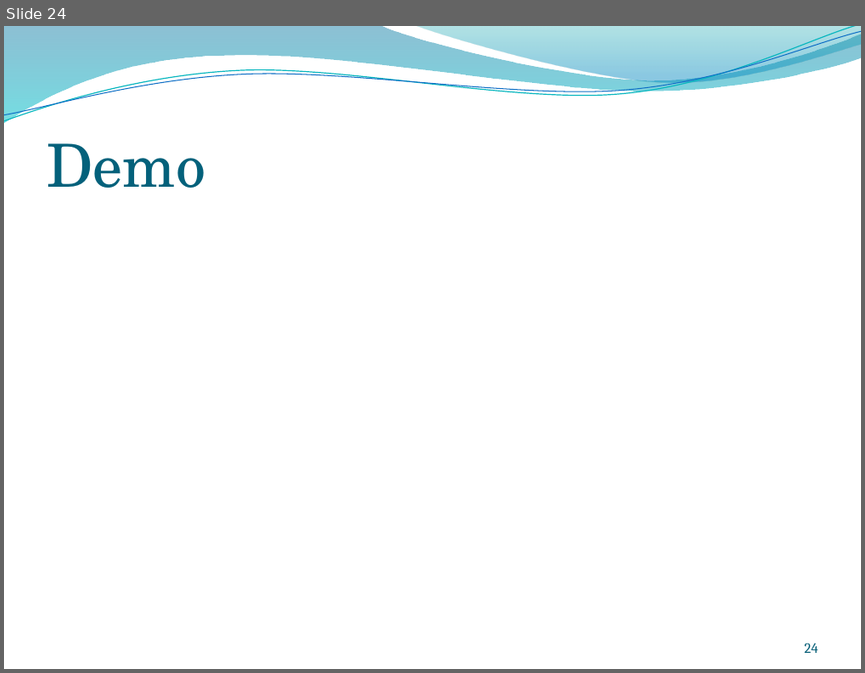
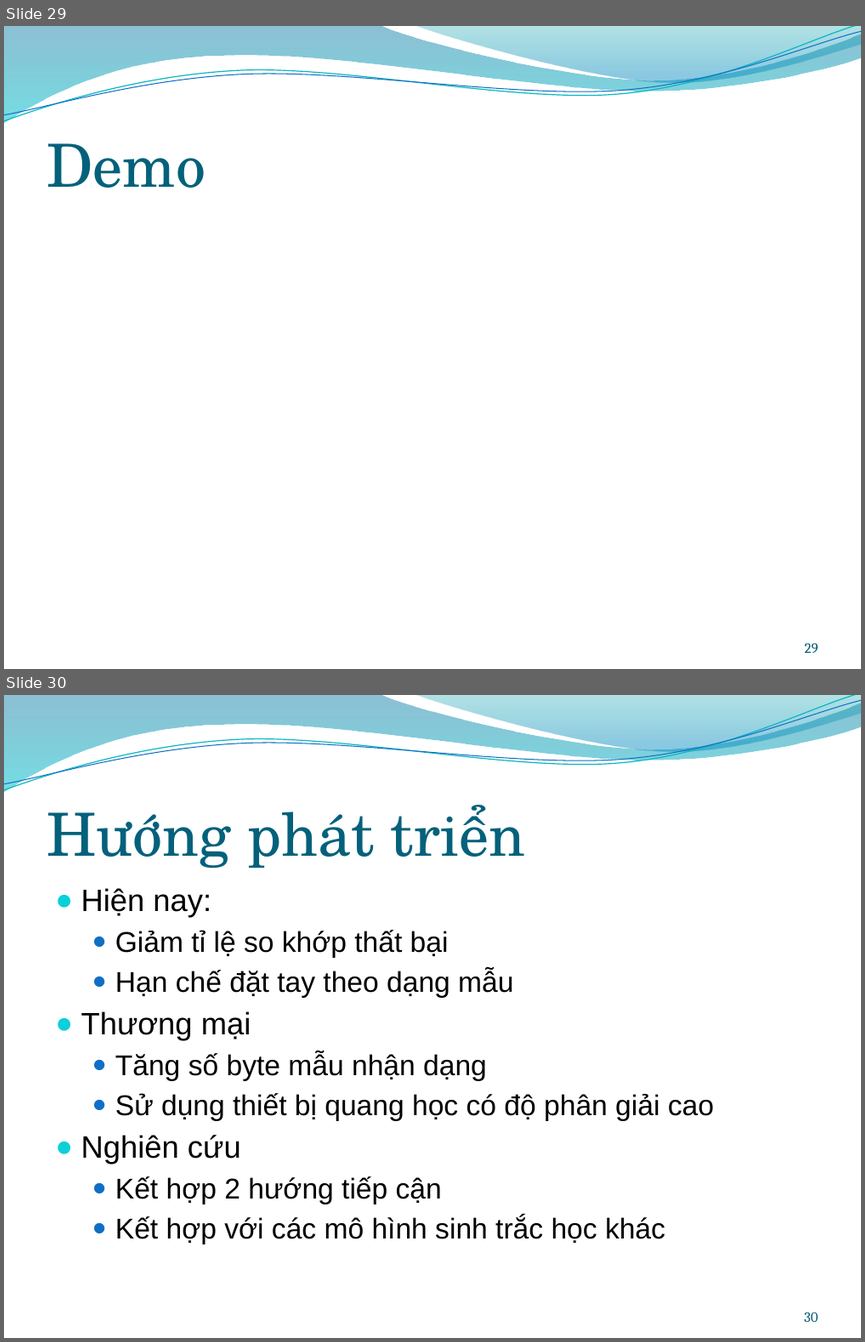
Before and after one commit to trianindiaputra/handgeometry, a slide deck: Documentation/presentation.pptx. Shown one above the other, each under a label of ours: slide 24 before the commit, slides 29 and 30 after it. The pictures are 865x673 and 865x1342 pixels, drawn with LibreOffice and Linux fonts; fonts in the diff are those of the drawing; background and template pictures are left out. Boxes give left, top, right and bottom in pixels: in the first picture for what was removed or moved away, otherwise in the second. Text is boxed around its words. In the diff, an @@ line names an element or a change of style, - is before the commit and + after.

```diff
--- a/Documentation/presentation.pptx
+++ b/Documentation/presentation.pptx
@@ slide 30 added at [4,695,861,1338], background picture (left out); not listed: 4 template elements that a slide beside it also shows @@
@@ title added at [46,805,525,868], 50 pt, text #04617B @@
+Hướng phát triển
@@ text added at [81,888,714,1244], 24 pt, text #000000 @@
+● Hiện nay:
+  ● Giảm tỉ lệ so khớp thất bại
+  ● Hạn chế đặt tay theo dạng mẫu
+● Thương mại
+  ● Tăng số byte mẫu nhận dạng
+  ● Sử dụng thiết bị quang học có độ phân giải cao
+● Nghiên cứu
+  ● Kết hợp 2 hướng tiếp cận
+  ● Kết hợp với các mô hình sinh trắc học khác
@@ page number added at [804,1311,817,1321], 12 pt, text #045D75 @@
+30
@@ what was slide 24 is now slide 29 @@
@@ page number at [805,642,818,652]: text changed @@
-24
+29
```
Also in this commit, not shown: 4 slides changed, 5 other slides added.
